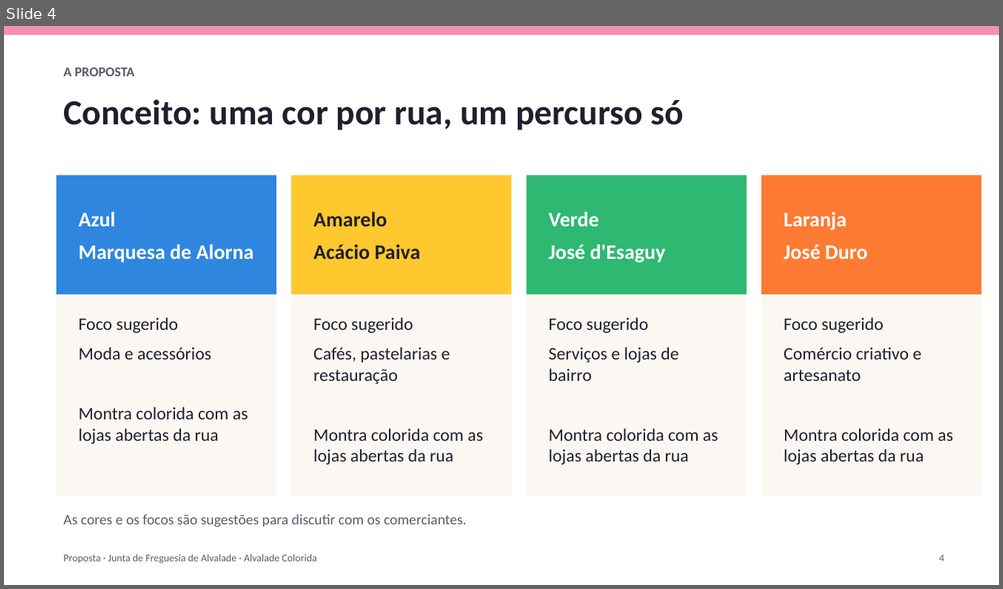
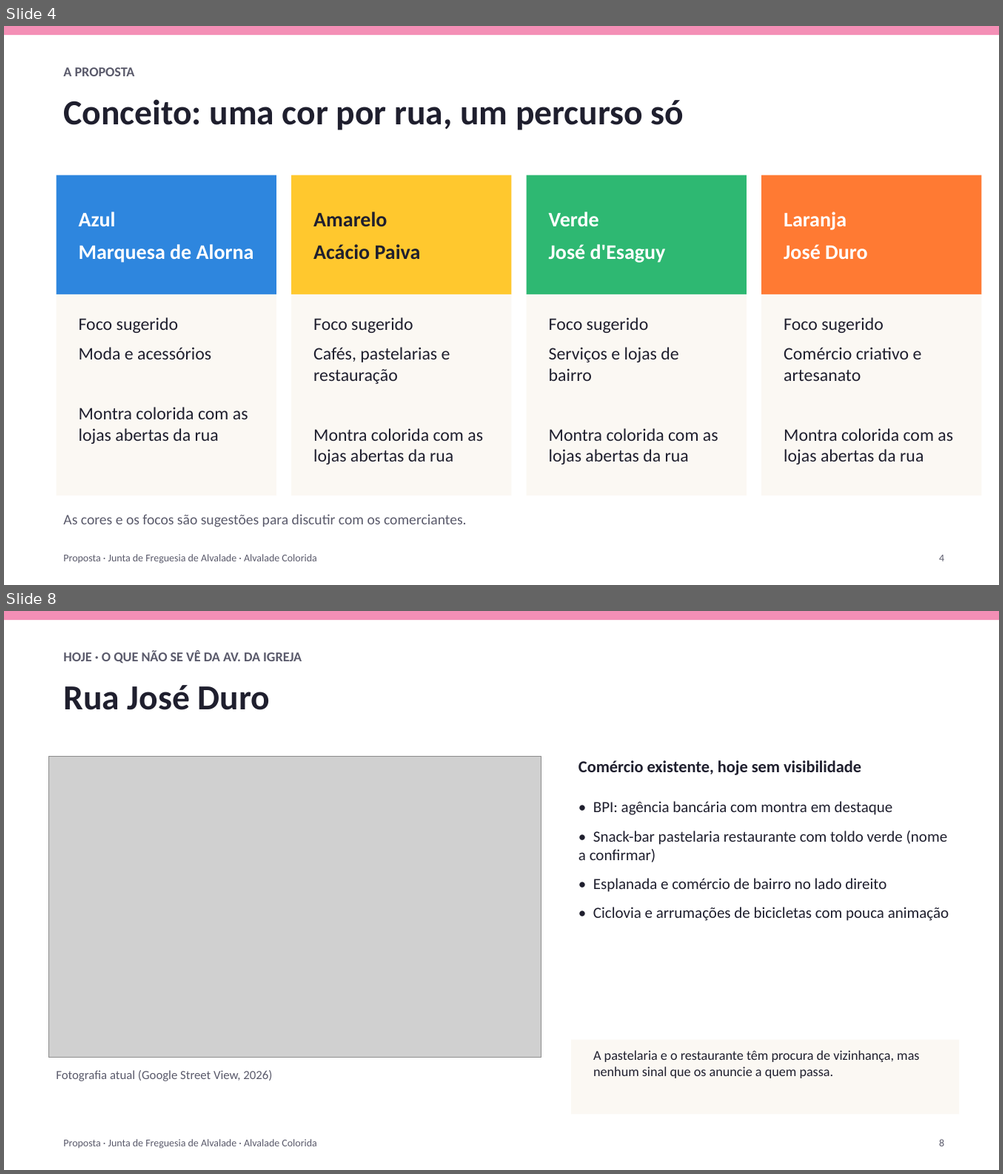
Before and after one commit to zavricardo-debug/travelsites, a slide deck: propostas/alvalade/Proposta_Alvalade_Colorida.pptx. Shown one above the other, each under a label of ours: slide 4 before the commit, slides 4 and 8 after it; the slides between them are not shown. The pictures are 1003x589 and 1003x1174 pixels, drawn with LibreOffice and Linux fonts; fonts in the diff are those of the drawing; grey boxes stand for pictures. Boxes give left, top, right and bottom in pixels: in the first picture for what was removed or moved away, otherwise in the second. Text is boxed around its words. In the diff, an @@ line names an element or a change of style, - is before the commit and + after.

Commit message:
Deck: before/after street slides with current shops, argument slide on colour and authenticity

```diff
--- a/propostas/alvalade/Proposta_Alvalade_Colorida.pptx
+++ b/propostas/alvalade/Proposta_Alvalade_Colorida.pptx
@@ slide 8 added at (x1=4, y1=611, x2=999, y2=1170), background #FFFFFF @@
@@ rectangle added at (x1=4, y1=611, x2=999, y2=620), fill #F48FB6 @@
@@ text added at (x1=63, y1=650, x2=301, y2=664), 13 pt, text #5A5A6B, bold @@
+HOJE · O QUE NÃO SE VÊ DA AV. DA IGREJA
@@ text added at (x1=63, y1=685, x2=270, y2=710), 34 pt, text #1F1F2E, bold @@
+Rua José Duro
@@ picture added at (x1=48, y1=757, x2=541, y2=1058) @@
@@ text added at (x1=578, y1=760, x2=861, y2=775), 16 pt, text #1F1F2E, bold @@
+Comércio existente, hoje sem visibilidade
@@ text added at (x1=578, y1=801, x2=948, y2=921), 15 pt, text #1F1F2E @@
+• BPI: agência bancária com montra em destaque
+• Snack-bar pastelaria restaurante com toldo verde (nome a confirmar)
+• Esplanada e comércio de bairro no lado direito
+• Ciclovia e arrumações de bicicletas com pouca animação
@@ rectangle added at (x1=571, y1=1040, x2=959, y2=1115), fill #FBF8F3 @@
@@ text added at (x1=593, y1=1051, x2=919, y2=1079), 13 pt, text #1F1F2E @@
+A pastelaria e o restaurante têm procura de vizinhança, mas nenhum sinal que os anuncie a quem passa.
@@ text added at (x1=56, y1=1071, x2=272, y2=1082), 12 pt, text #5A5A6B @@
+Fotografia atual (Google Street View, 2026)
@@ text added at (x1=63, y1=1139, x2=316, y2=1149), 10 pt, text #5A5A6B @@
+Proposta · Junta de Freguesia de Alvalade · Alvalade Colorida
@@ text added at (x1=939, y1=1139, x2=944, y2=1147), 10 pt, text #5A5A6B @@
+8
```
Also in this commit, not shown: 9 slides changed, 4 other slides added, 5 other files.
